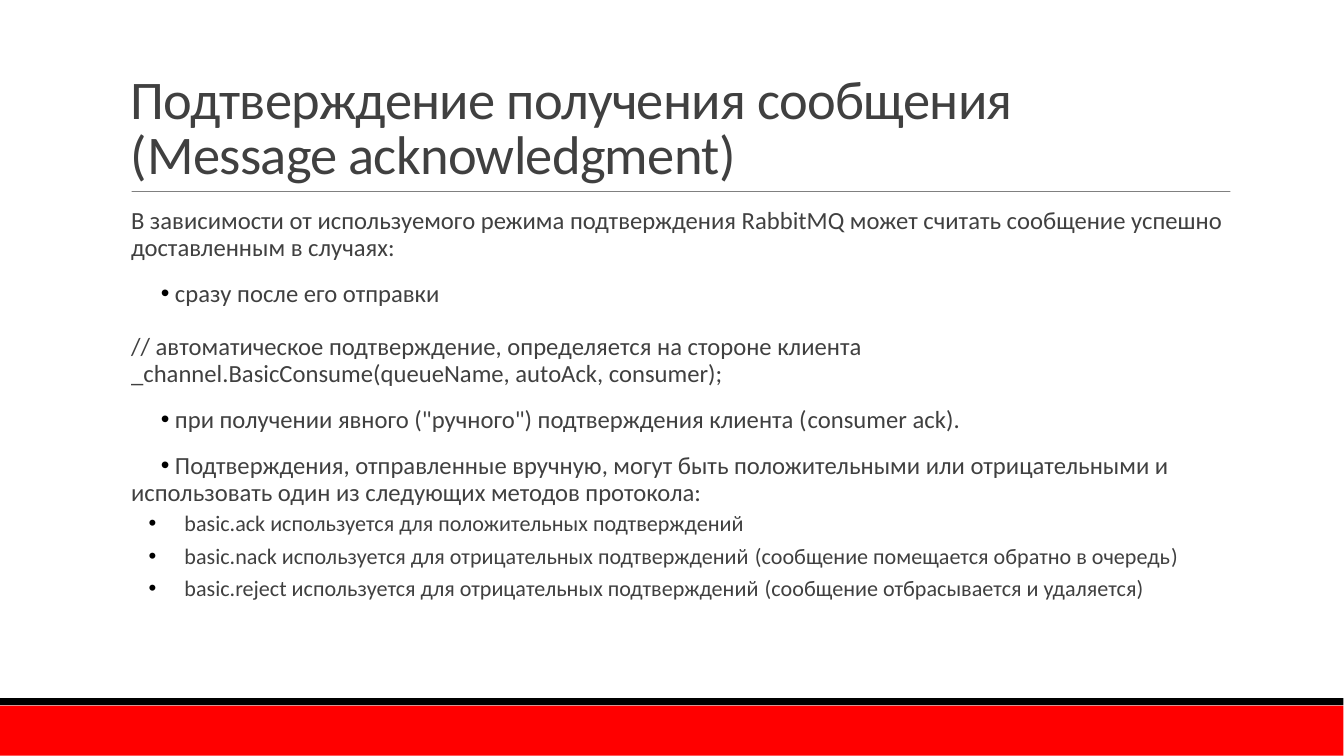
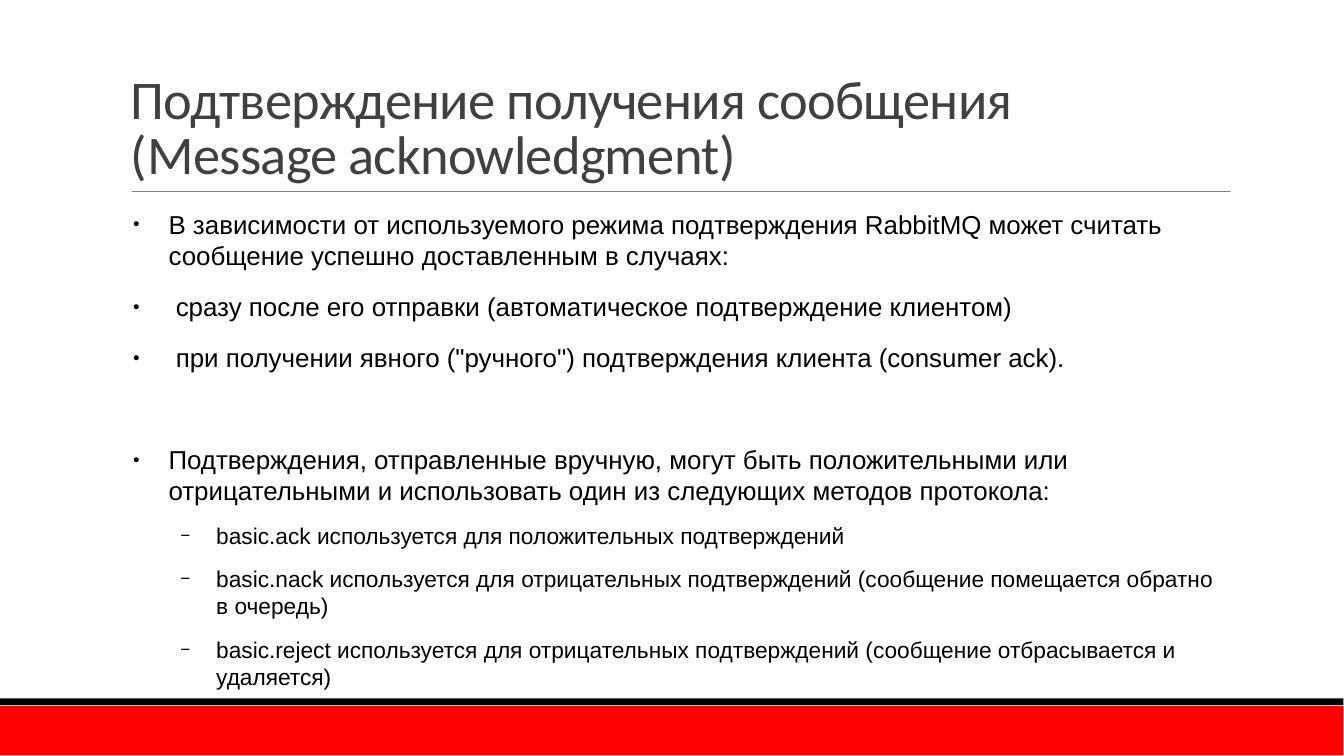
Before and after one commit to TurCons/DisconfRabbitMq, a slide deck: slide 22 of presentation/RabbitMQ.pptx (slide 23 before the commit). Drawn at 1344x756 pixels with LibreOffice and Linux fonts; fonts in the diff are those of the drawing; background and template pictures are left out. Boxes give left, top, right and bottom in pixels: in the first picture for what was removed or moved away, otherwise in the second. Text is boxed around its words. In the diff, an @@ line names an element or a change of style, - is before the commit and + after.

```diff
--- a/presentation/RabbitMQ.pptx
+++ b/presentation/RabbitMQ.pptx
@@ text at (169,215,1213,663): size 17.6 to 18.6 pt in "В зависимости от используемого режима подтверждения RabbitMQ ...", "при получении явного ("ручного") подтверждения клиента (cons ...", "Подтверждения, отправленные вручную, могут быть положительны ..."; font Calibri to Arial, text colour #404040 to #000000 in "В зависимости от используемого режима подтверждения RabbitMQ ...", "при получении явного ("ручного") подтверждения клиента (cons ...", "Подтверждения, отправленные вручную, могут быть положительны ...", "basic.ack используется для положительных подтверждений" and 2 more places; size 15.8 to 16.2 pt in "basic.ack используется для положительных подтверждений", "basic.nack используется для отрицательных подтверждений (соо ...", "basic.reject используется для отрицательных подтверждений (с ..."; bullet   to ●; line spacing 0.9 to 1; bullet • to ●; bullet • to −; more space between paragraphs @@
@@ text at (176,297,1012,322): text changed; size 17.6 to 18.6 pt; font Calibri to Arial; text colour #404040 to #000000 @@
-• сразу после его отправки
-  // автоматическое подтверждение, определяется на стороне клиента _channel.BasicConsume(queueName, autoAck, consumer);
+● сразу после его отправки (автоматическое подтверждение клиентом)
```
Also in this commit, not shown: 8 other slides changed, 3 slides added, 4 slides removed, 1 other file.
